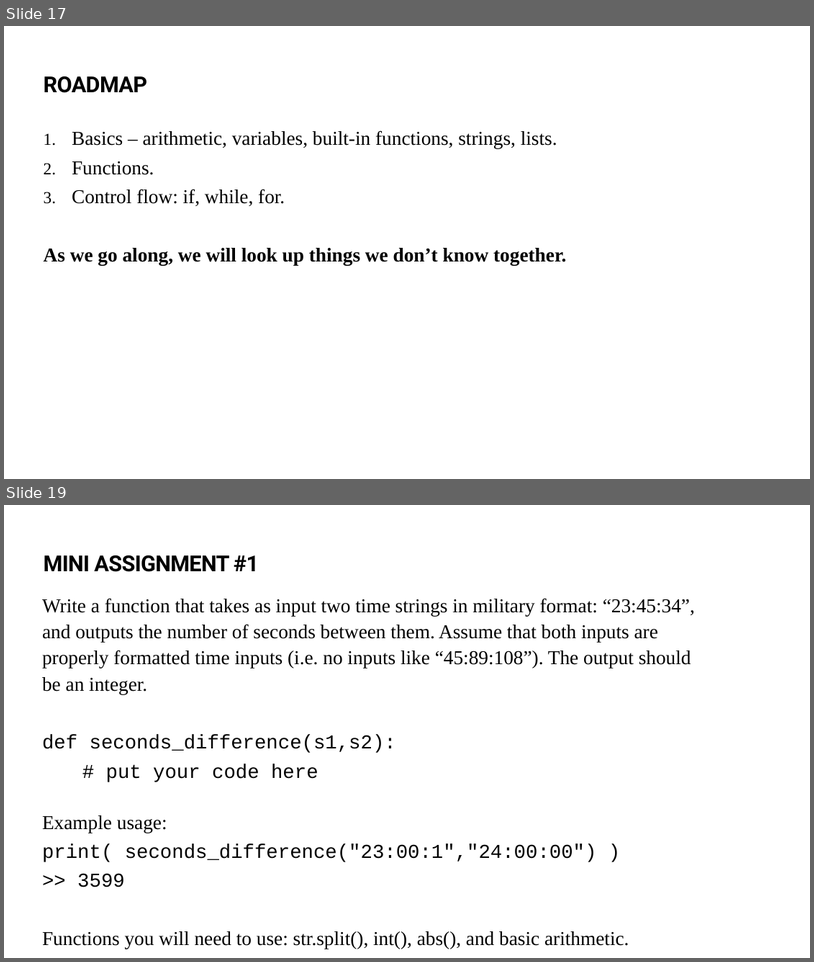
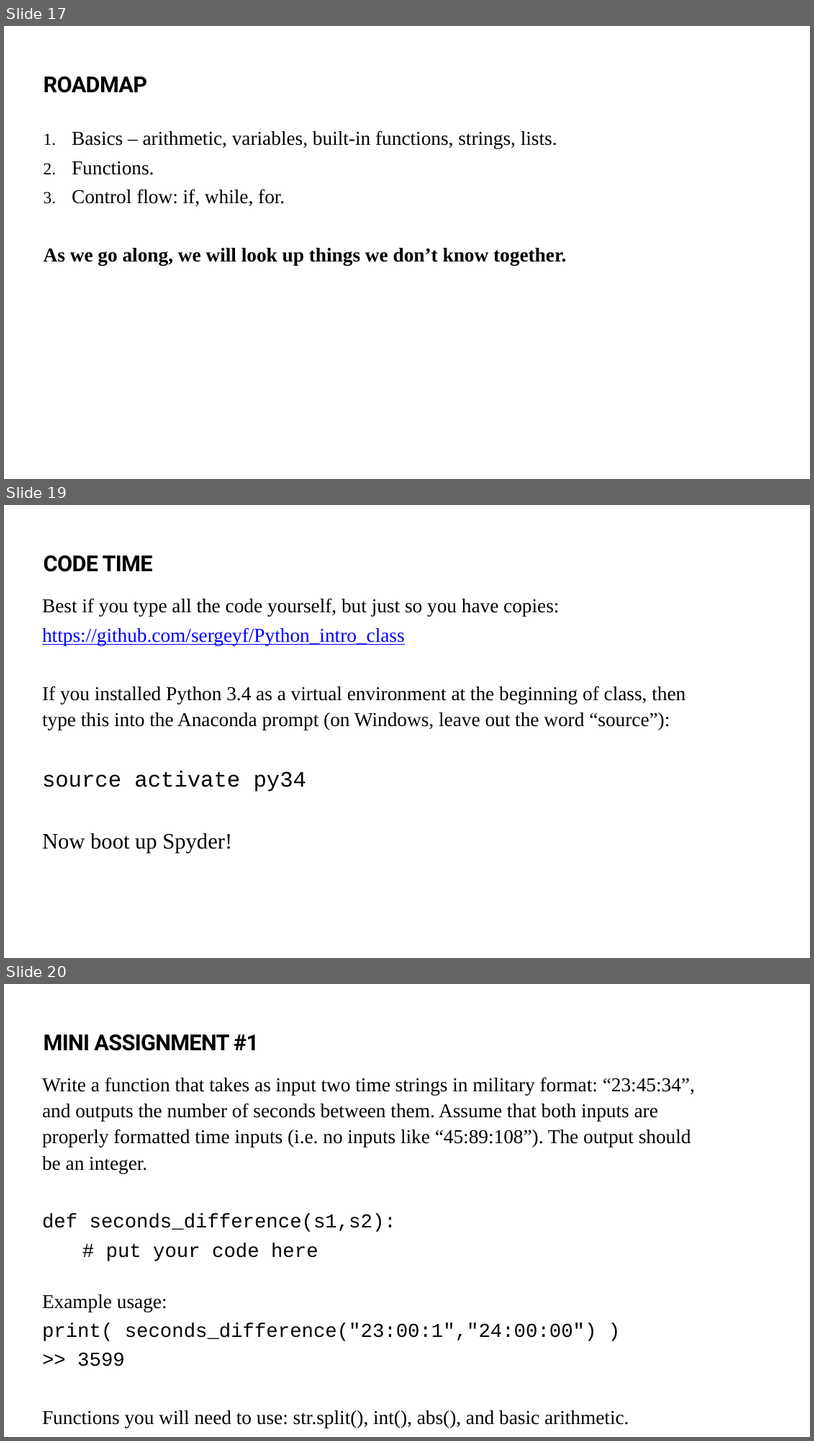
Before and after one commit to sergeyf/Python_intro_class, a slide deck: Python_Course_1.pptx. Shown one above the other, each under a label of ours: slides 17 and 19 before the commit, slides 17, 19 and 20 after it; the slides between them are not shown. The pictures are 814x962 and 814x1441 pixels, drawn with LibreOffice and Linux fonts; fonts in the diff are those of the drawing. Boxes give left, top, right and bottom in pixels: in the first picture for what was removed or moved away, otherwise in the second. Text is boxed around its words. In the diff, an @@ line names an element or a change of style, - is before the commit and + after.

```diff
--- a/Python_Course_1.pptx
+++ b/Python_Course_1.pptx
@@ slide 19 added at (4,505,810,958), background #FFFFFF @@
@@ text added at (44,555,153,572), 28 pt, text #000000, bold @@
+CODE TIME
@@ text added at (42,598,686,853), 25 pt, text #000000 @@
+  Best if you type all the code yourself, but just so you have copies:
+  https://github.com/sergeyf/Python_intro_class
+  If you installed Python 3.4 as a virtual environment at the beginning of class, then type this into the Anaconda prompt (on Windows, leave out the word “source”):
+  source activate py34
+  Now boot up Spyder!
@@ what was slide 19 is now slide 20 @@
```
Also in this commit, not shown: 2 slides changed.
